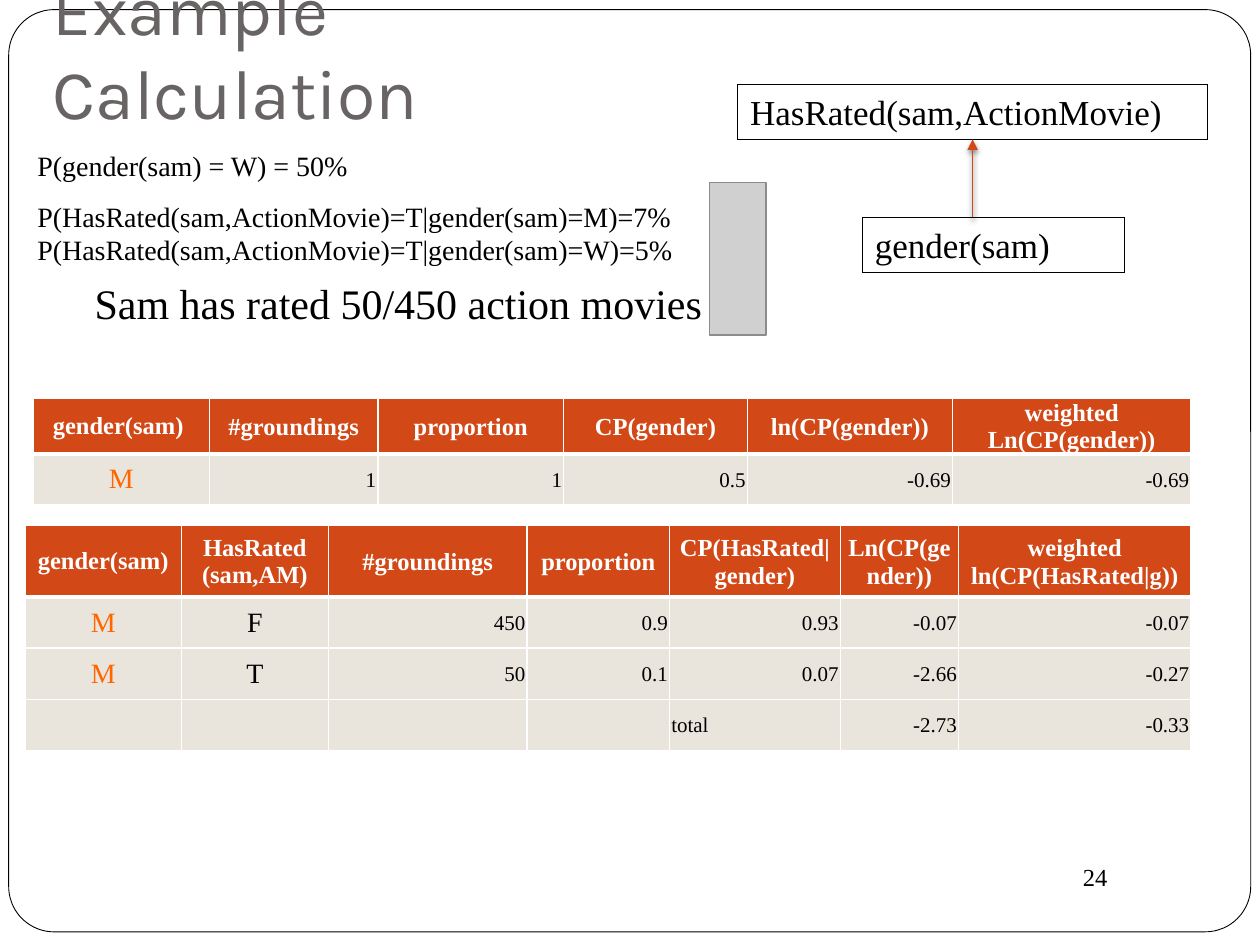
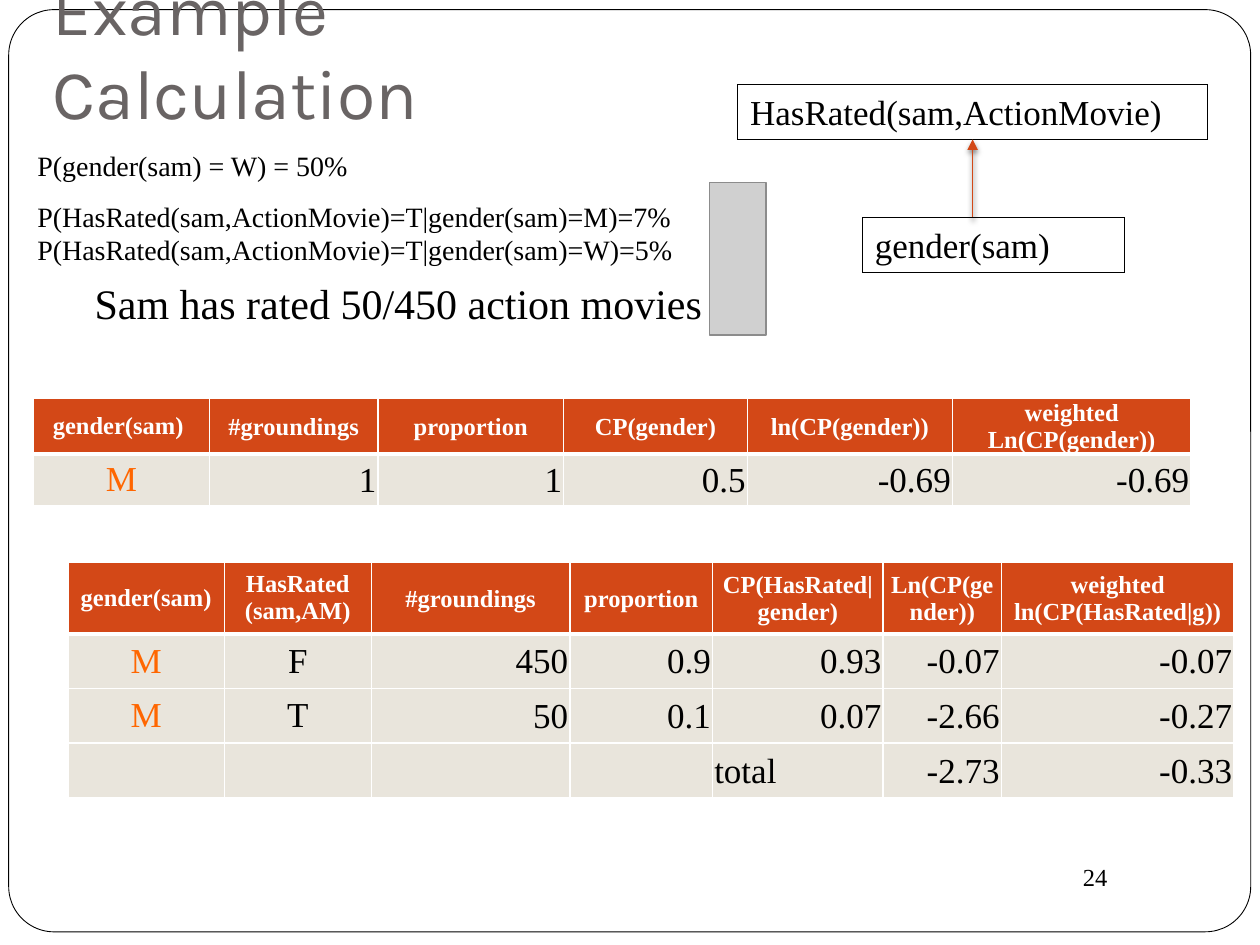
Before and after one commit to oschulte/srl-tutorial-slides, a slide deck: slide 24 of ch5-rel-bayes-net-classifier.pptx. Drawn at 1260x945 pixels with LibreOffice and Linux fonts; fonts in the diff are those of the drawing; grey boxes stand for pictures. Boxes give left, top, right and bottom in pixels: in the first picture for what was removed or moved away, otherwise in the second. Text is boxed around its words. In the diff, an @@ line names an element or a change of style, - is before the commit and + after.

```diff
--- a/ch5-rel-bayes-net-classifier.pptx
+++ b/ch5-rel-bayes-net-classifier.pptx
@@ table at (x1=33, y1=398, x2=1191, y2=513) @@
@@ size 16 to 20 pt in "M" @@
@@ size 12 to 20 pt in "1", "1", "0.5", "-0.69" and 1 more places @@
@@ table at (x1=68, y1=562, x2=1234, y2=798) @@
@@ size 16 to 20 pt in "M", "F", "M", "T" @@
@@ size 12 to 20 pt in "450", "0.9", "0.93", "-0.07" and 9 more places @@
@@ table resized from (x1=25, y1=525, x2=1191, y2=750) to (x1=68, y1=562, x2=1234, y2=798) @@
```
Also in this commit, not shown: 13 other slides changed, 5 other files.
